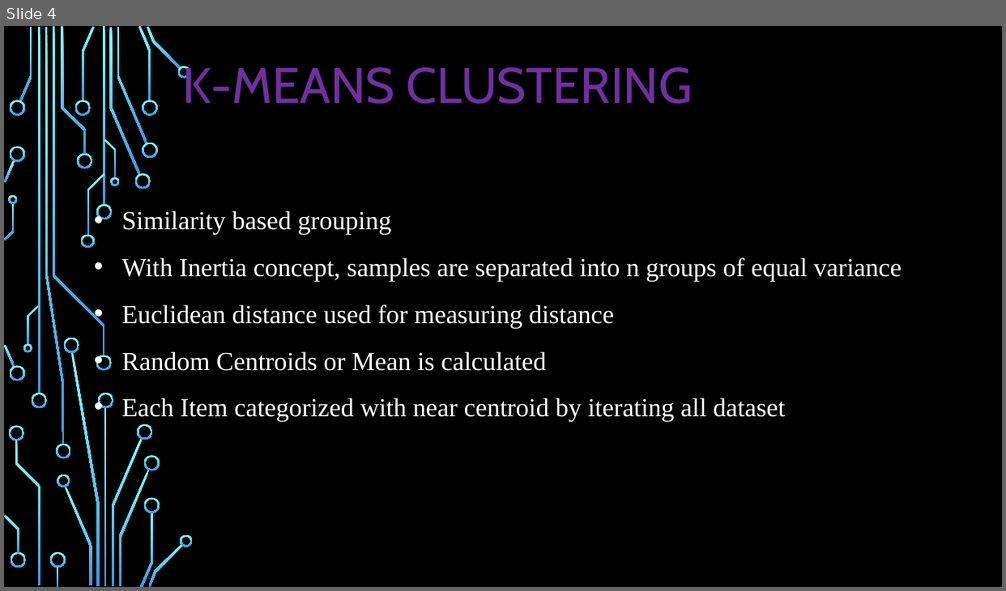
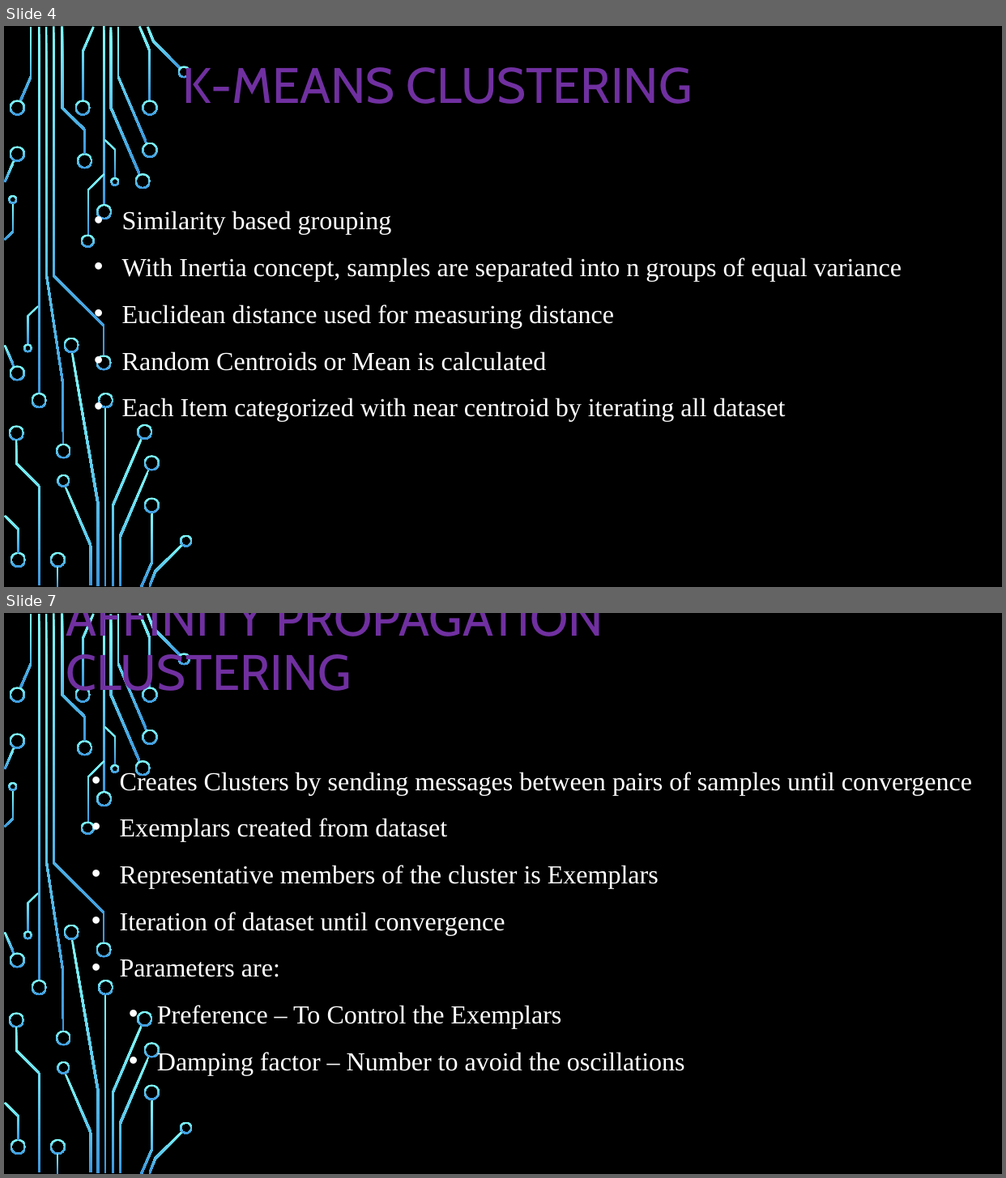
Before and after one commit to TamilselviAI/MachineLearning, a slide deck: Week 4.2 ML-Clustering/Machine Learning - Clustering.pptx. Shown one above the other, each under a label of ours: slide 4 before the commit, slides 4 and 7 after it; the slides between them are not shown. The pictures are 1006x591 and 1006x1178 pixels, drawn with LibreOffice and Linux fonts; fonts in the diff are those of the drawing; background and template pictures are left out. Boxes give left, top, right and bottom in pixels: in the first picture for what was removed or moved away, otherwise in the second. Text is boxed around its words. In the diff, an @@ line names an element or a change of style, - is before the commit and + after.

```diff
--- a/Week 4.2 ML-Clustering/Machine Learning - Clustering.pptx
+++ b/Week 4.2 ML-Clustering/Machine Learning - Clustering.pptx
@@ slide 7 added at [4,613,1002,1174], background picture (left out); not listed: 54 template elements that a slide beside it also shows @@
@@ title added at [66,613,603,701], 48 pt, text #7030A0 @@
+AFFINITY PROPAGATION CLUSTERING
@@ text added at [120,769,972,1076], 25 pt, text #FFFFFF @@
+• Creates Clusters by sending messages between pairs of samples until convergence
+• Exemplars created from dataset
+• Representative members of the cluster is Exemplars
+• Iteration of dataset until convergence
+• Parameters are:
+  • Preference – To Control the Exemplars
+  • Damping factor – Number to avoid the oscillations
```
Also in this commit, not shown: 3 slides changed, 20 other slides added.
